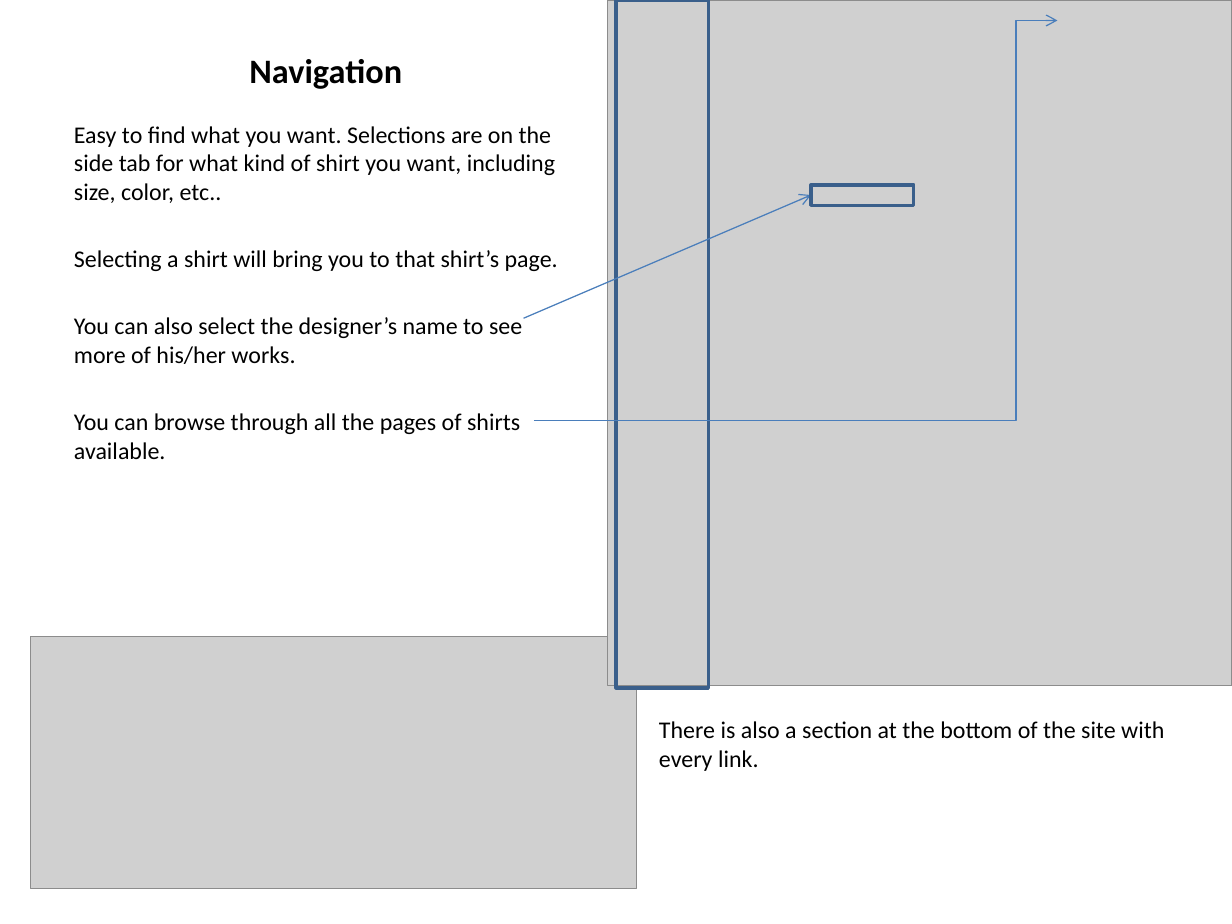
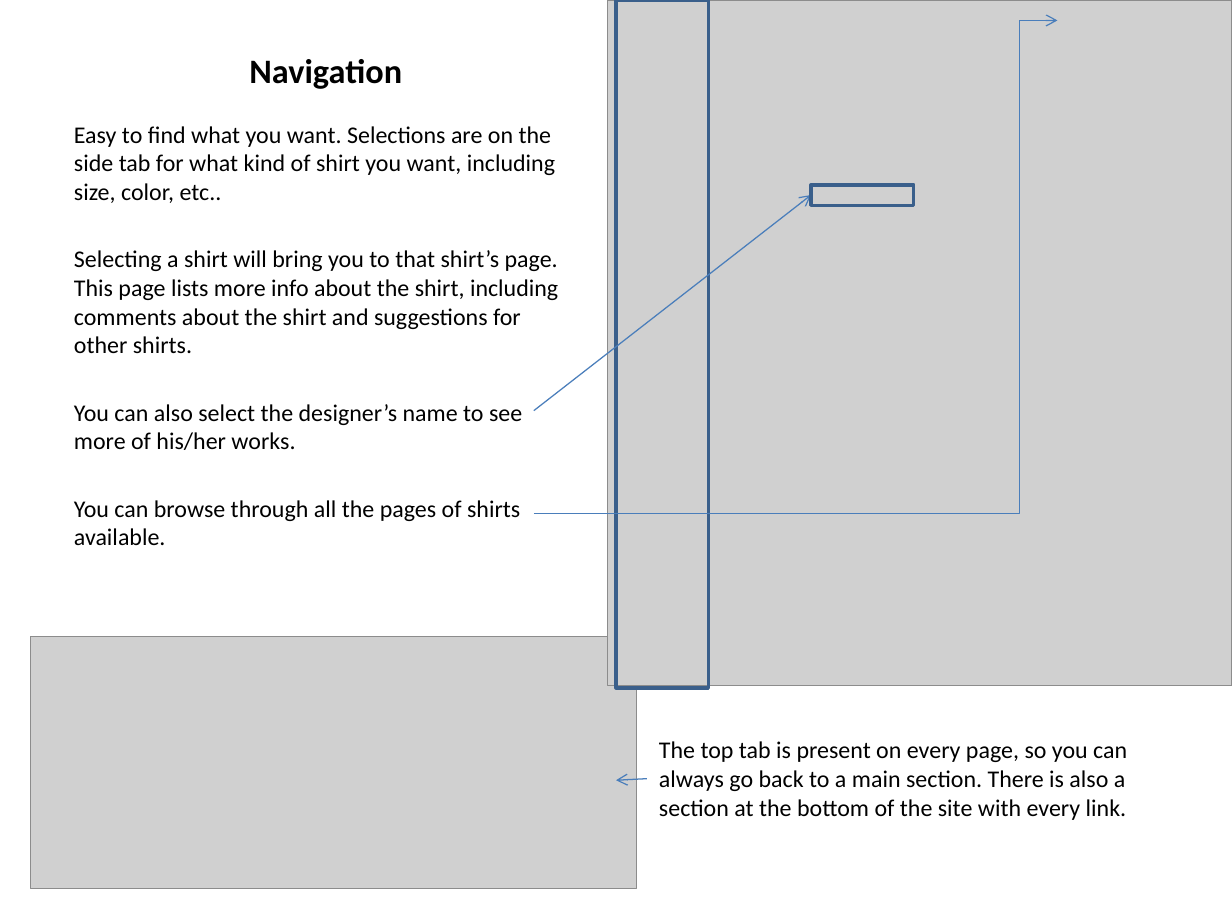
Before and after one commit to pku/portfolio_competitive_analysis, a slide deck: slide 16 of CompetitiveAnalysisPortfolios.pptx. Drawn at 1232x924 pixels with LibreOffice and Linux fonts; fonts in the diff are those of the drawing; grey boxes stand for pictures. Boxes give left, top, right and bottom in pixels: in the first picture for what was removed or moved away, otherwise in the second. Text is boxed around its words. In the diff, an @@ line names an element or a change of style, - is before the commit and + after.

Commit message:
Updating File

```diff
--- a/CompetitiveAnalysisPortfolios.pptx
+++ b/CompetitiveAnalysisPortfolios.pptx
@@ elbow arrow moved from (533, 421) - (1057, 21) to (533, 514) - (1057, 21) @@
@@ arrow moved from (524, 318) - (811, 195) to (533, 410) - (811, 195) @@
@@ text at [74,250,558,353]: text changed @@
-Selecting a shirt will bring you to that shirt’s page.
+Selecting a shirt will bring you to that shirt’s page. This page lists more info about the shirt, including comments about the shirt and suggestions for other shirts.
@@ text at [659,741,1127,820]: text changed @@
-There is also a section at the bottom of the site with every link.
+The top tab is present on every page, so you can always go back to a main section. There is also a section at the bottom of the site with every link.
@@ arrow added from (647, 779) to (616, 780), #4B7EBC 0.75 pt @@
```
Also in this commit, not shown: 6 other slides changed, 10 slides added.
